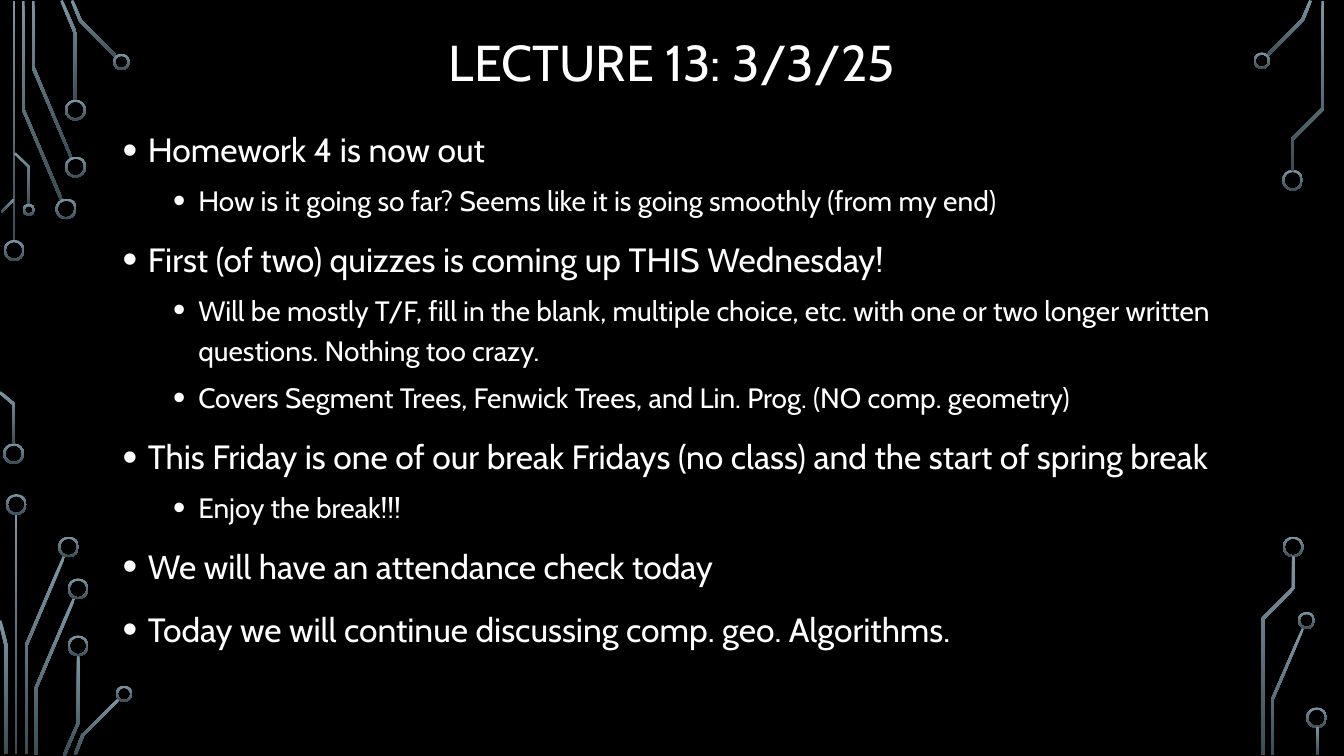
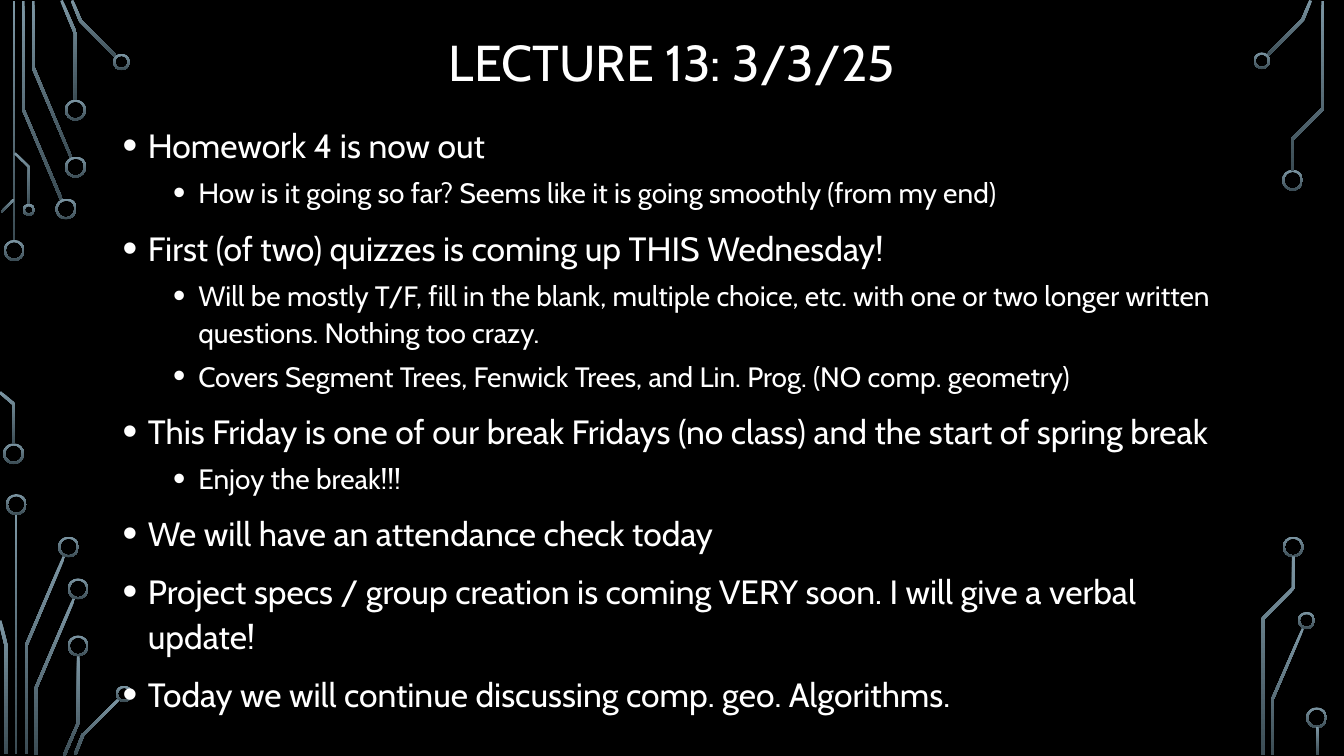
Before and after one commit to janiceeguo/advAlgo, a slide deck: slide 11 of slides/00-DailyAnnouncements.pptx. Drawn at 1344x756 pixels with LibreOffice and Linux fonts; fonts in the diff are those of the drawing; background and template pictures are left out. Boxes give left, top, right and bottom in pixels: in the first picture for what was removed or moved away, otherwise in the second. Text is boxed around its words. In the diff, an @@ line names an element or a change of style, - is before the commit and + after.

Commit message:
slides

```diff
--- a/slides/00-DailyAnnouncements.pptx
+++ b/slides/00-DailyAnnouncements.pptx
@@ text at [148,132,1210,715]: line spacing 1.2 to 1.1 @@
@@ text at [148,578,1136,657]: paragraph added @@
+• Project specs / group creation is coming VERY soon. I will give a verbal update!
```
